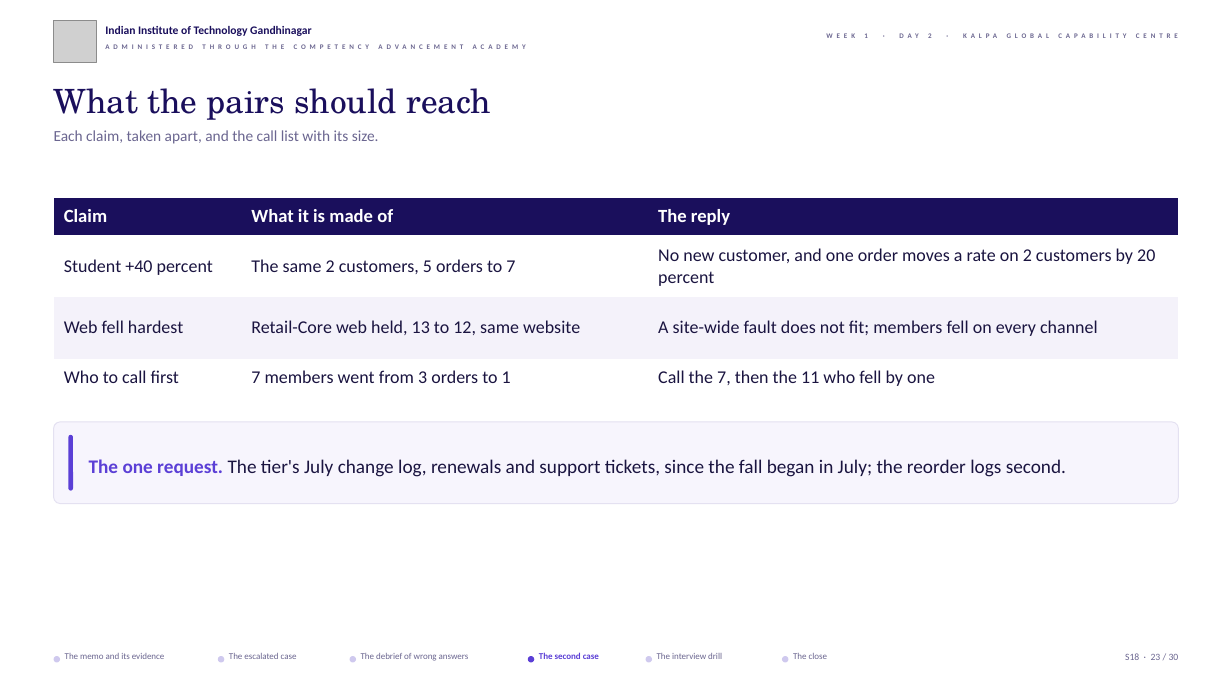
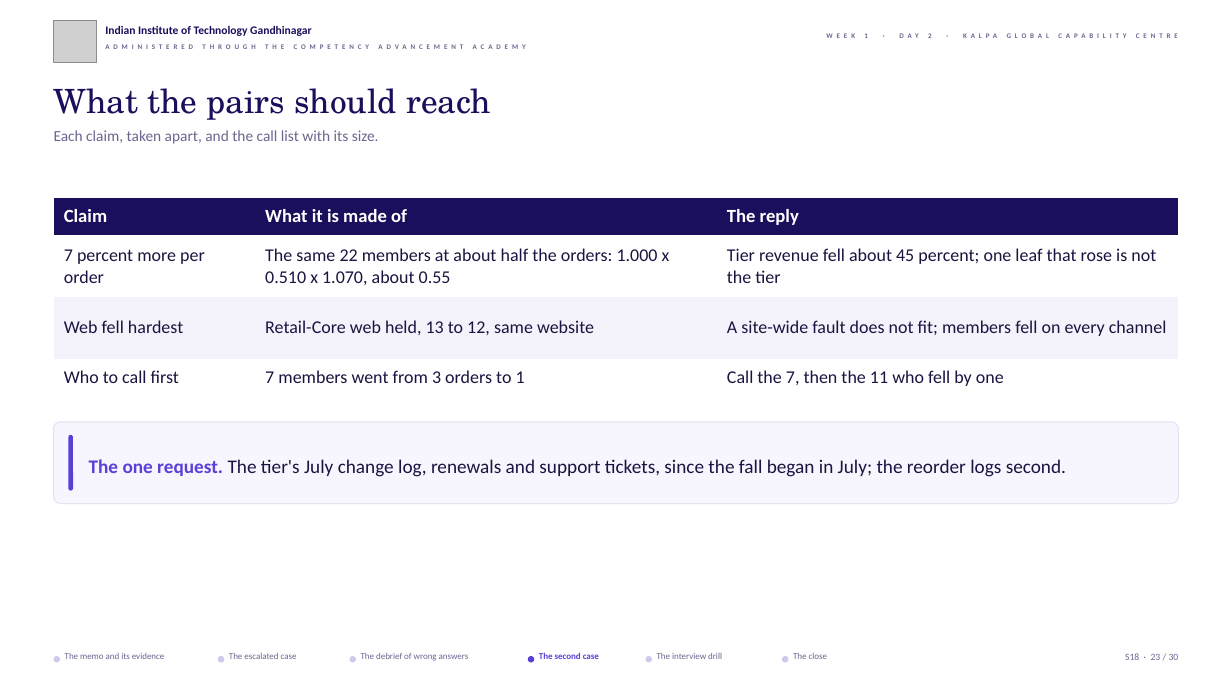
Before and after one commit to fde-academy-lab/c2-content-factory, a slide deck: slide 23 of content/W01/D2/slides/C2_W01_D02_half2_STUDENT.pptx. Drawn at 1232x693 pixels with LibreOffice and Linux fonts; fonts in the diff are those of the drawing; grey boxes stand for pictures; background and template pictures are left out. Boxes give left, top, right and bottom in pixels: in the first picture for what was removed or moved away, otherwise in the second. Text is boxed around its words. In the diff, an @@ line names an element or a change of style, - is before the commit and + after.

```diff
--- a/content/W01/D2/slides/C2_W01_D02_half2_STUDENT.pptx
+++ b/content/W01/D2/slides/C2_W01_D02_half2_STUDENT.pptx
@@ table at box(54, 198, 1179, 396) @@
-row 2: Student +40 percent | The same 2 customers, 5 orders to 7 | No new customer, and one order moves a rate on 2 customers by 20 percent
+row 2: 7 percent more per order | The same 22 members at about half the orders: 1.000 x 0.510 x 1.070, about 0.55 | Tier revenue fell about 45 percent; one leaf that rose is not the tier
```
Also in this commit, not shown: 18 other slides changed, 13 other files.
